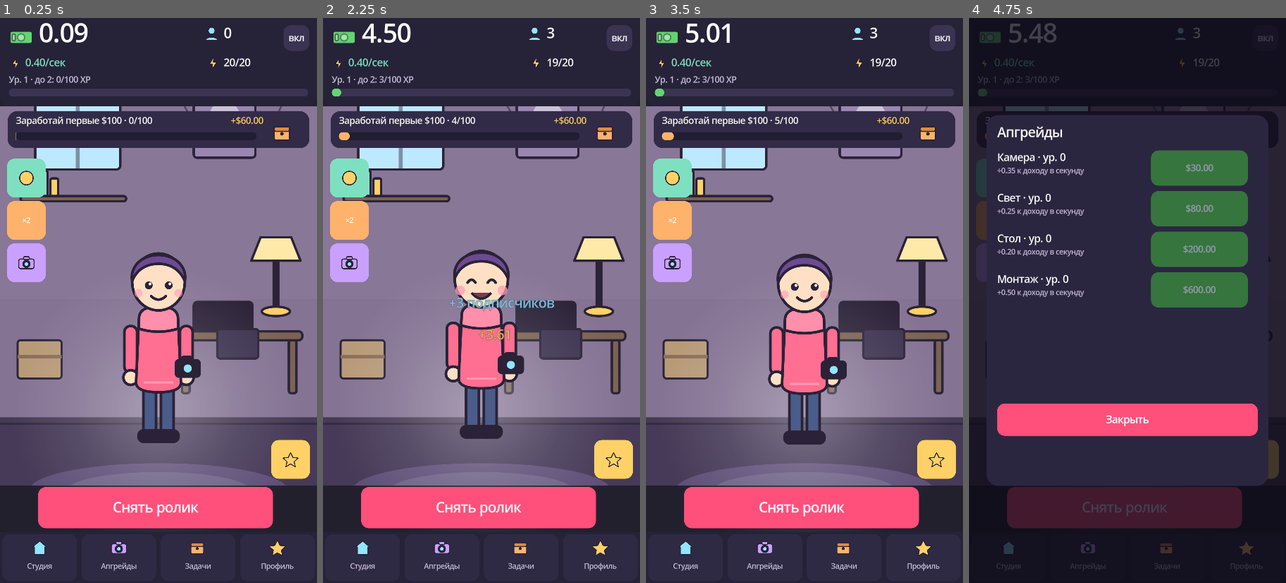
Above: before the commit, frames 1-4 (left to right).
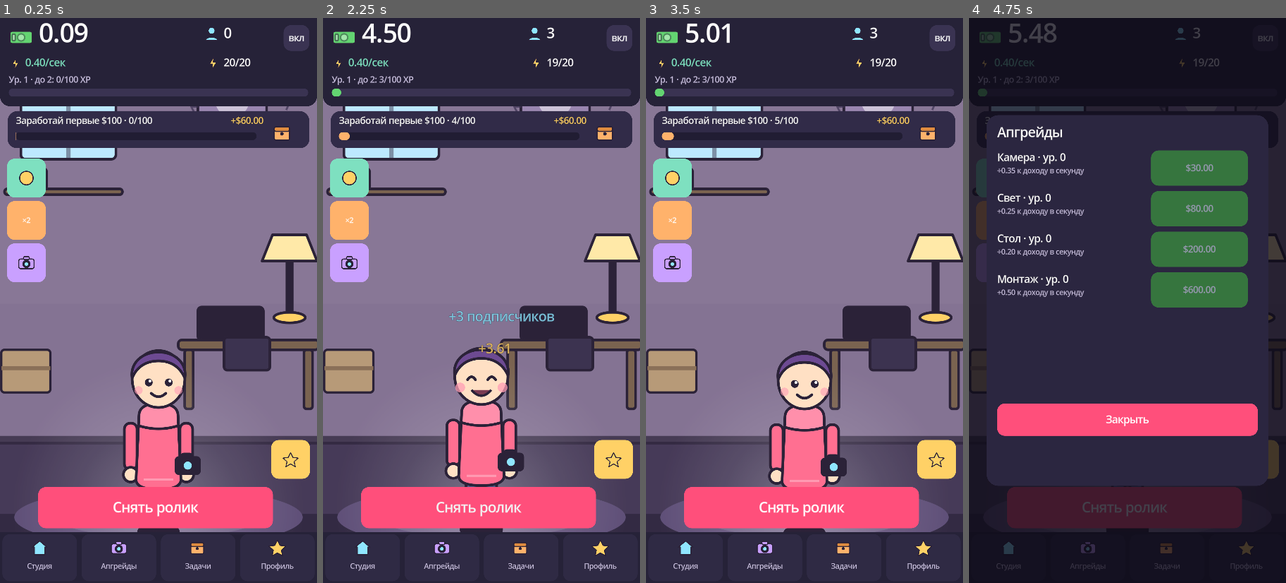
Above: after the commit, the same moments.

Repository: mcvadi777-code/clipstar
Game: Godot game, scene res://scenes/main.tscn
The game is run twice, just before and just after one commit, with the same random seed, the same clock (stepped at 60 frames per second) and the same inputs.
Inputs:
- Up to frame 1 (0.25 s): no input
- Up to frame 2 (2.25 s): click "вкл" at 0.5 s; click "выкл" at 1.25 s; click "Снять ролик" at 2 s
- Up to frame 3 (3.5 s): click "Студия" at 2.75 s
- Up to frame 4 (4.75 s): click "Апгрейды" at 3.5 s; click "Задачи" at 4.25 s

The runs differ from the first frame. In frame 1, 21% of the frame differs, in the area x 0-100%, y 14-91%; in frame 2, 21%; in frame 3, 21%; in frame 4, 0.2%.

Commit message:
2d: scripts/ui/main.gd

Diff:
--- a/scripts/ui/main.gd
+++ b/scripts/ui/main.gd
@@ -43,8 +43,8 @@
 func _build() -> void:
 	studio = StudioView.new()
 	studio.set_anchors_preset(Control.PRESET_FULL_RECT)
-	studio.offset_top = TOP_H
-	studio.offset_bottom = -BOTTOM_H
+	studio.offset_top = 0
+	studio.offset_bottom = 0
 	add_child(studio)
 	studio.tapped.connect(_on_studio_tap)
 
